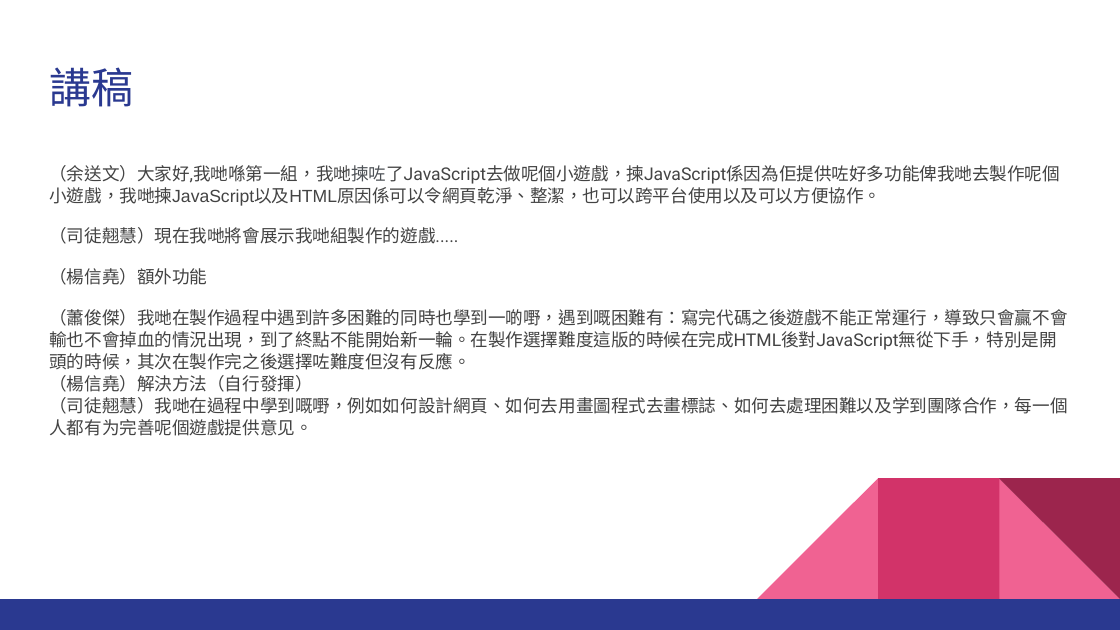
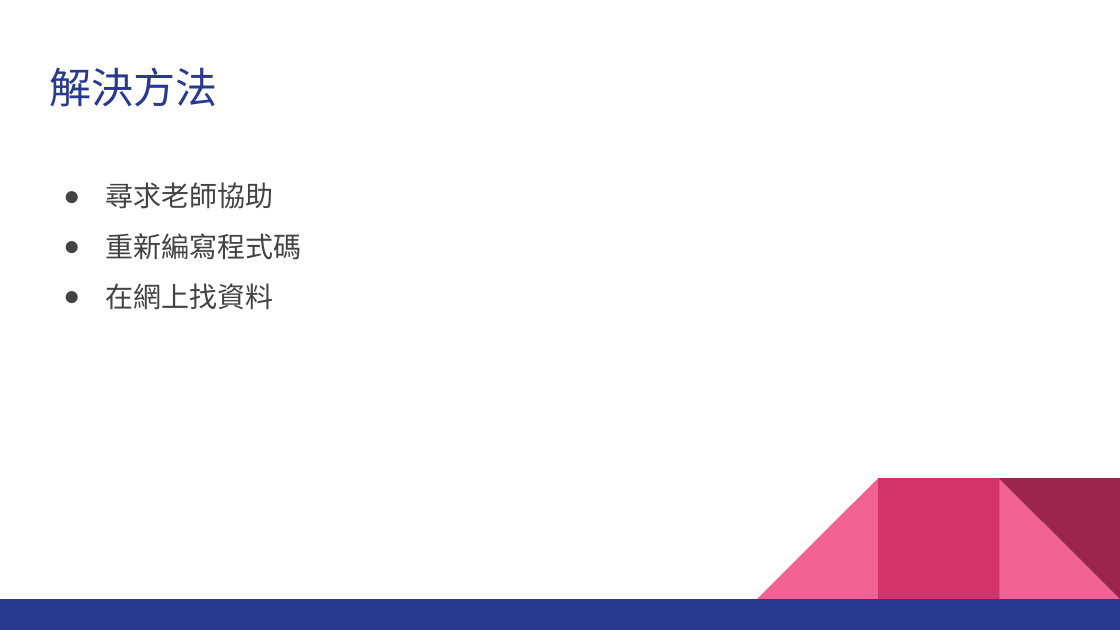
Before and after one commit to SmashedAdam/Clap_Tech_Task_5, a slide deck: slide 9 of package/Presentation.pptx (slide 13 before the commit). Drawn at 1120x630 pixels with LibreOffice and Linux fonts; fonts in the diff are those of the drawing. Boxes give left, top, right and bottom in pixels: in the first picture for what was removed or moved away, otherwise in the second. Text is boxed around its words. In the diff, an @@ line names an element or a change of style, - is before the commit and + after.

```diff
--- a/package/Presentation.pptx
+++ b/package/Presentation.pptx
@@ title at <box>49,67,217,107</box>: text changed @@
-講稿
+解決方法
@@ text at <box>105,182,301,310</box>: text changed; size 11.2 to 18 pt; font Arial to Roboto @@
-（余送文）大家好,我哋喺第一組，我哋揀咗了JavaScript去做呢個小遊戲，揀JavaScript係因為佢提供咗好多功能俾我哋去製作呢個小遊戲，我哋揀JavaScript以及HTML原因係可以令網頁乾淨、整潔，也可以跨平台使用以及可以方便協作。
-（司徒翹慧）現在我哋將會展示我哋組製作的遊戲.....
-（楊信堯）額外功能
-（蕭俊傑）我哋在製作過程中遇到許多困難的同時也學到一啲嘢，遇到嘅困難有：寫完代碼之後遊戲不能正常運行，導致只會贏不會輸也不會掉血的情況出現，到了終點不能開始新一輪。在製作選擇難度這版的時候在完成HTML後對JavaScript無從下手，特別是開頭的時候，其次在製作完之後選擇咗難度但沒有反應。
-（楊信堯）解決方法（自行發揮）
-（司徒翹慧）我哋在過程中學到嘅嘢，例如如何設計網頁、如何去用畫圖程式去畫標誌、如何去處理困難以及学到團隊合作，每一個人都有为完善呢個遊戲提供意见。
+● 尋求老師協助
+● 重新編寫程式碼
+● 在網上找資料
```
Also in this commit, not shown: 2 other slides changed, 1 slide added, 5 slides removed, 3 other files.
